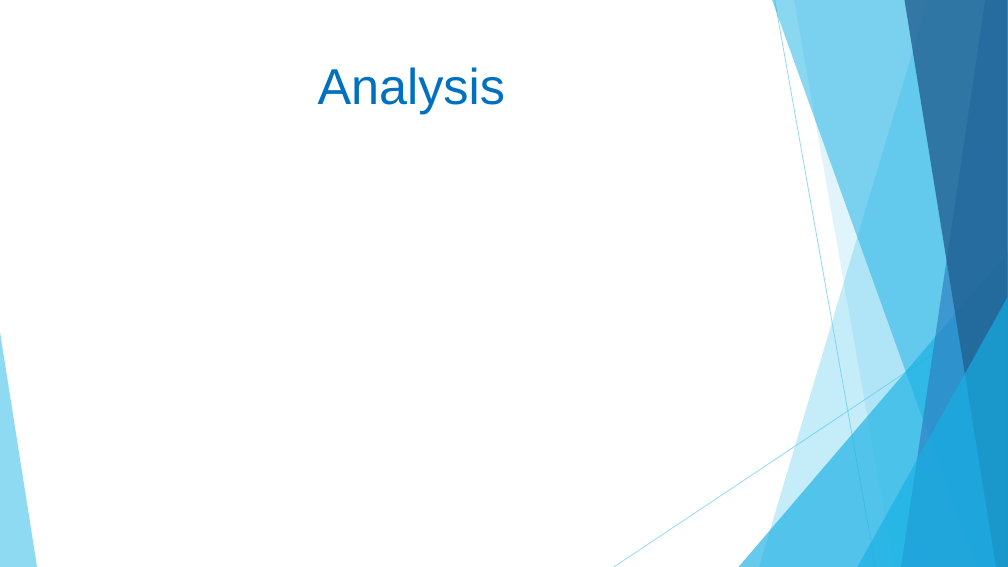
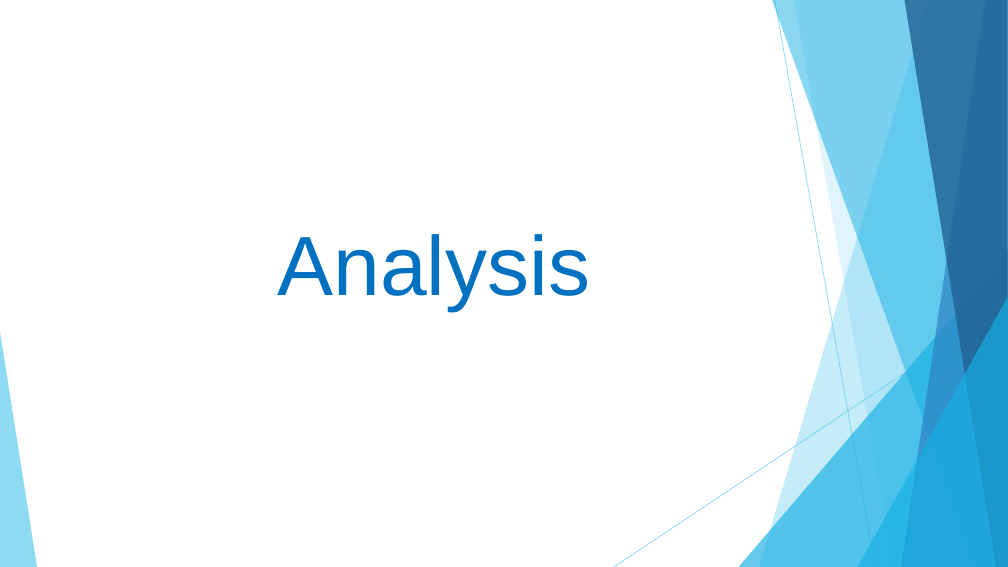
Before and after one commit to theshubhamp-zz/HAD, a slide deck: slide 11 of docs/HAD project.pptx (slide 9 before the commit). Drawn at 1008x567 pixels with LibreOffice and Linux fonts; fonts in the diff are those of the drawing. Boxes give left, top, right and bottom in pixels: in the first picture for what was removed or moved away, otherwise in the second. Text is boxed around its words. In the diff, an @@ line names an element or a change of style, - is before the commit and + after.

```diff
--- a/docs/HAD project.pptx
+++ b/docs/HAD project.pptx
@@ title "Analysis": place and size @@
-title "Analysis" at box(318, 67, 506, 114)
+title "Analysis" at box(277, 234, 590, 311)
@@ title "Analysis" at box(277, 234, 590, 311): size 48 to 80 pt @@
```
Also in this commit, not shown: 3 other slides changed, 5 slides added.
